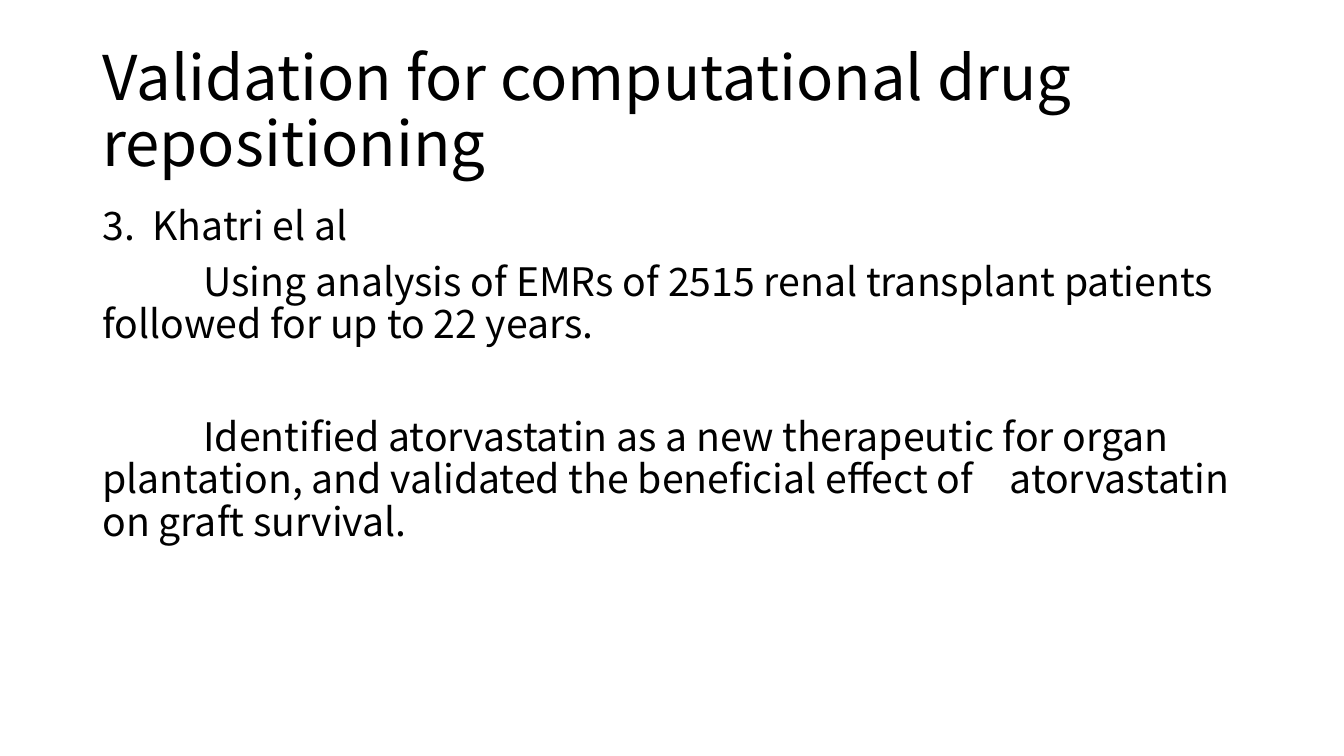
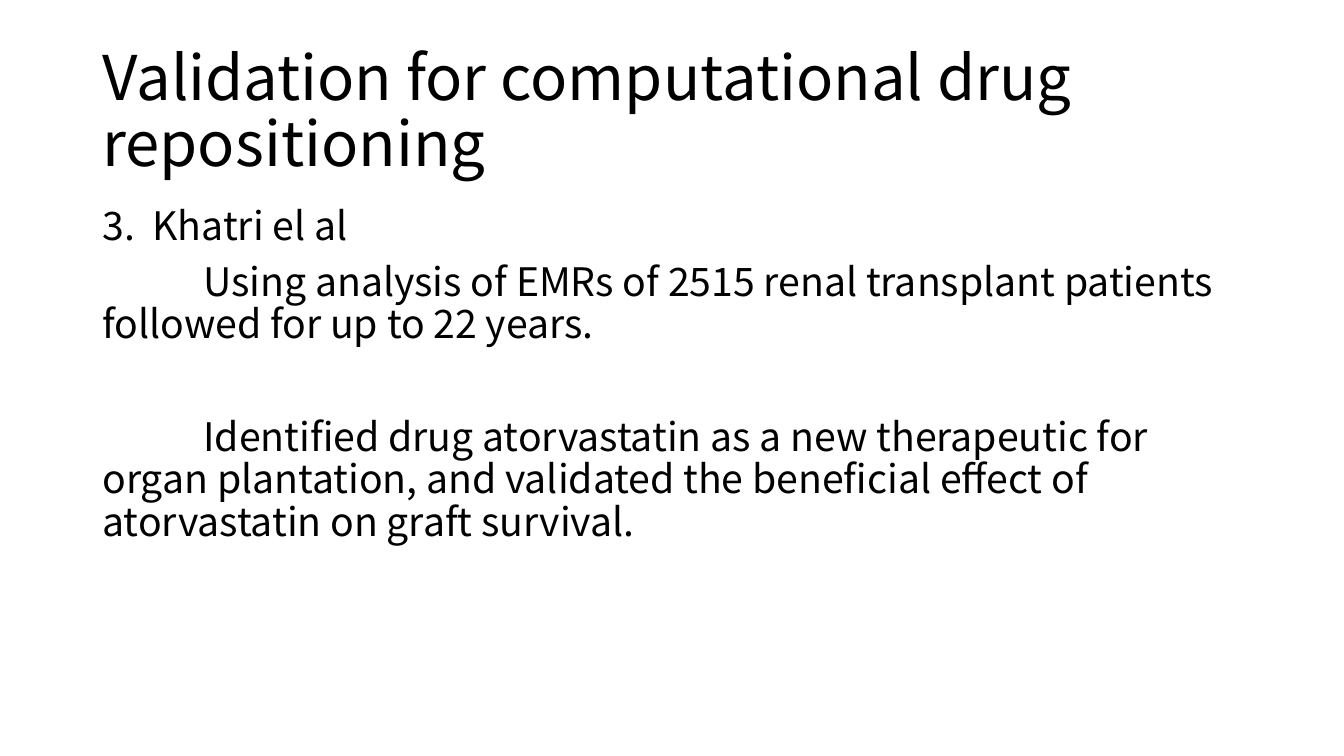
Before and after one commit to moklise/TIL, a slide deck: slide 12 of Review/[2] A Survey Off Current Trends In Computational Drug/A survey of current trends in computational drug.pptx. Drawn at 1344x756 pixels with LibreOffice and Linux fonts; fonts in the diff are those of the drawing. Boxes give left, top, right and bottom in pixels: in the first picture for what was removed or moved away, otherwise in the second. Text is boxed around its words. In the diff, an @@ line names an element or a change of style, - is before the commit and + after.

Commit message:
[Publication Review] Literature mining, ontologies and information visualization for drug repurposing

```diff
--- a/Review/[2] A Survey Off Current Trends In Computational Drug/A survey of current trends in computational drug.pptx
+++ b/Review/[2] A Survey Off Current Trends In Computational Drug/A survey of current trends in computational drug.pptx
@@ text at bbox=[102, 419, 1148, 546]: text changed @@
-Identified atorvastatin as a new therapeutic for organ plantation, and validated the beneficial effect of atorvastatin on graft survival.
+Identified drug atorvastatin as a new therapeutic for organ plantation, and validated the beneficial effect of atorvastatin on graft survival.
```
Also in this commit, not shown: 4 other slides changed, 2 other files.
